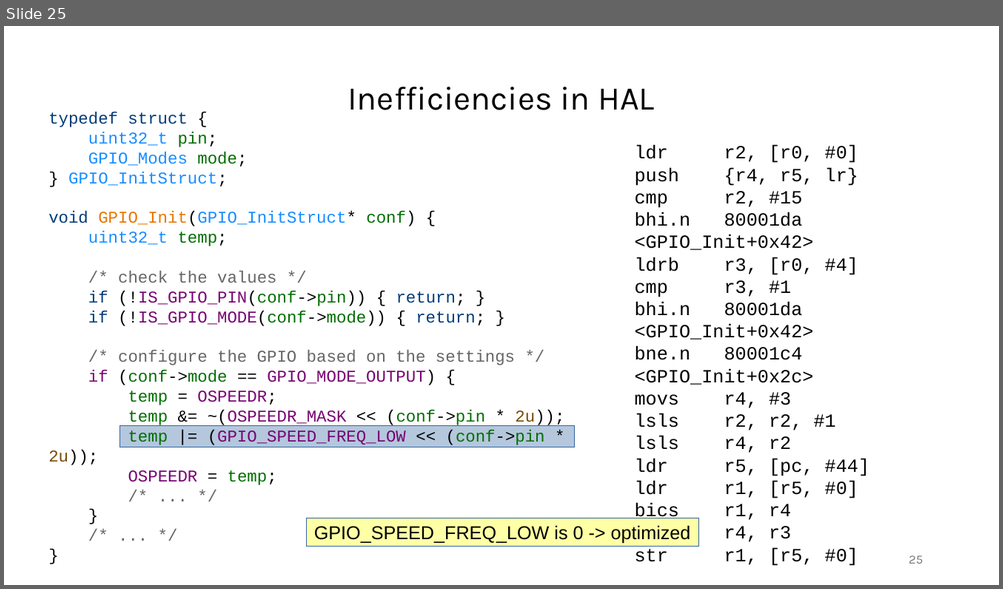
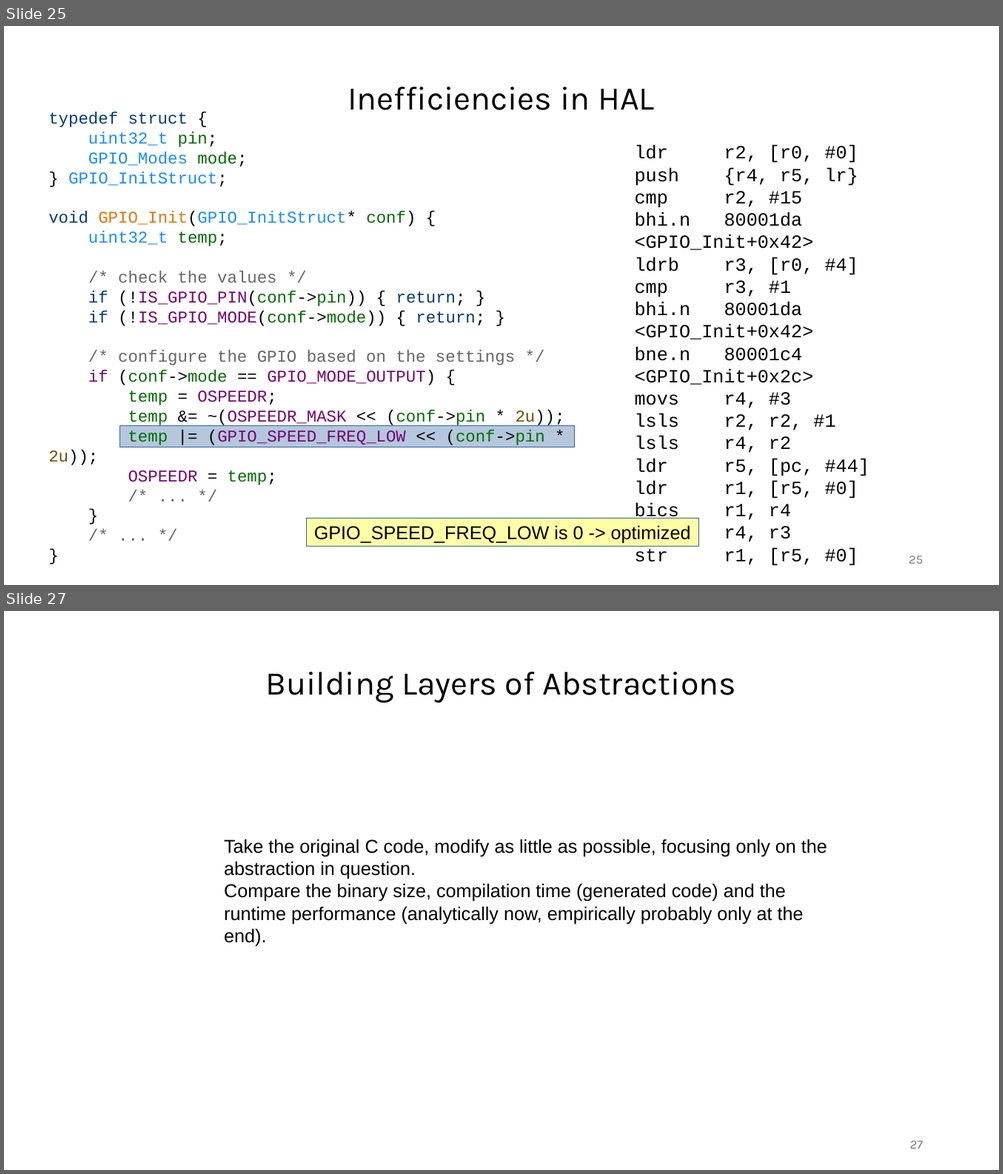
Before and after one commit to janos32783/cppcon_2024_cost_cpp_abstractions, a slide deck: presentation/cppcon.pptx. Shown one above the other, each under a label of ours: slide 25 before the commit, slides 25 and 27 after it; the slides between them are not shown. The pictures are 1003x589 and 1003x1174 pixels, drawn with LibreOffice and Linux fonts; fonts in the diff are those of the drawing. Boxes give left, top, right and bottom in pixels: in the first picture for what was removed or moved away, otherwise in the second. Text is boxed around its words. In the diff, an @@ line names an element or a change of style, - is before the commit and + after.

```diff
--- a/presentation/cppcon.pptx
+++ b/presentation/cppcon.pptx
@@ slide 27 added at (4,611,999,1170), background #FFFFFF @@
@@ text added at (266,672,736,703), 32 pt, text #000000 @@
+Building Layers of Abstractions
@@ text added at (224,839,827,947), 18 pt, text #000000 @@
+Take the original C code, modify as little as possible, focusing only on the abstraction in question.
+Compare the binary size, compilation time (generated code) and the runtime performance (analytically now, empirically probably only at the end).
@@ page number added at (910,1141,923,1149), 12 pt, text #787878 @@
+27
```
Also in this commit, not shown: 2 slides changed, 8 other slides added, 7 other files.
